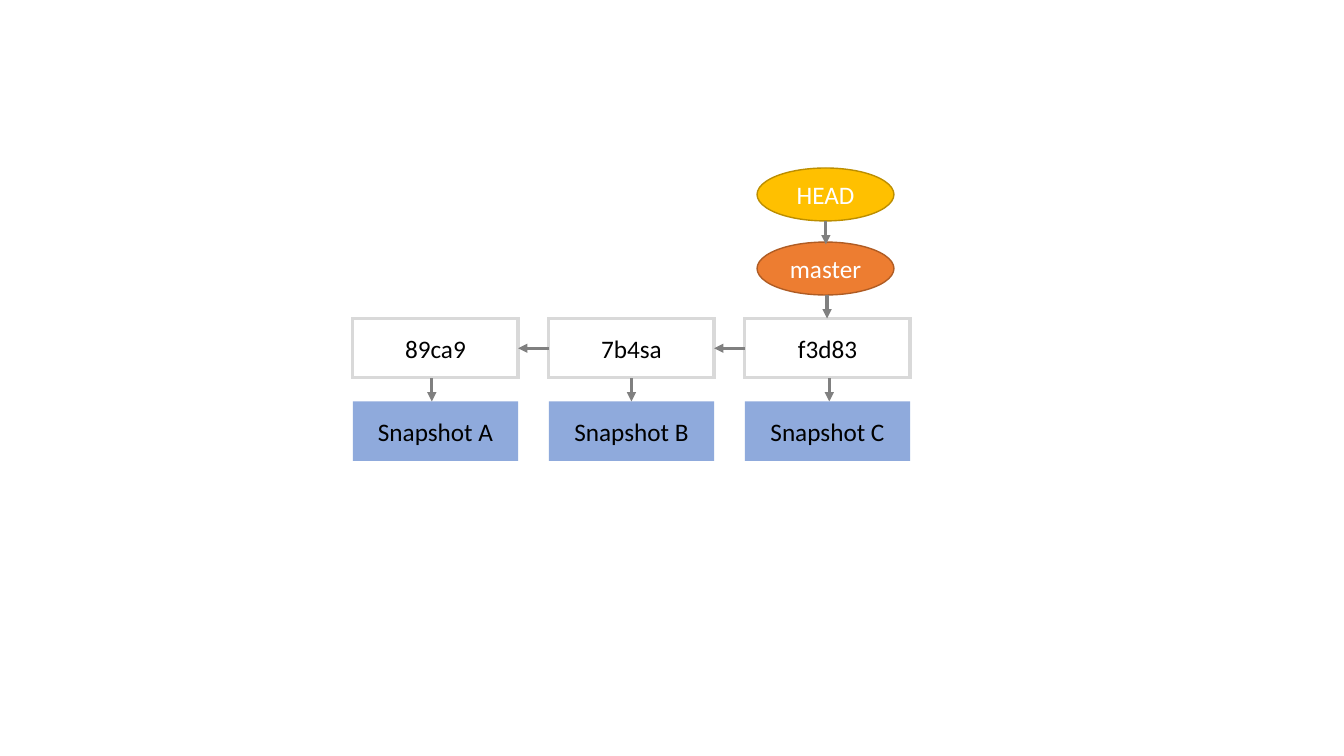
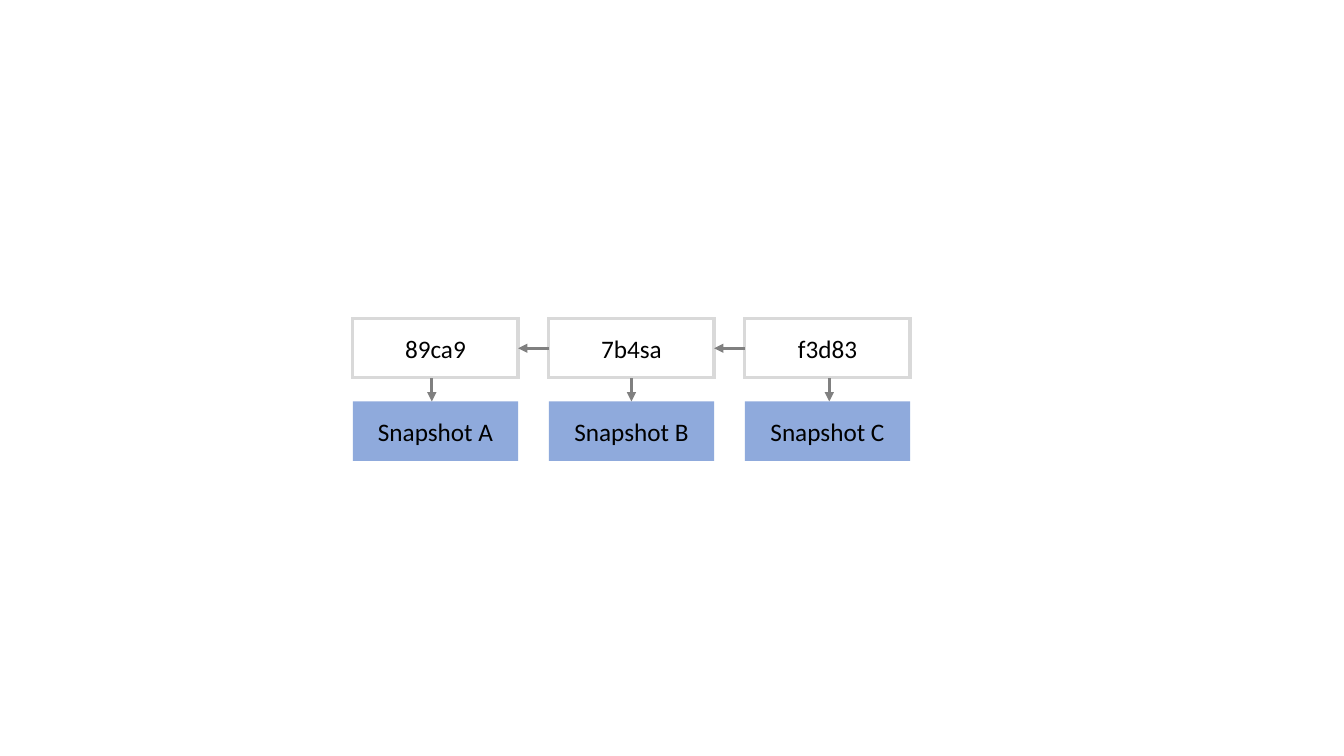
Before and after one commit to selinaZitrone/get-started-with-git, a slide deck: slide 16 of slides/img/images.pptx. Drawn at 1344x756 pixels with LibreOffice and Linux fonts; fonts in the diff are those of the drawing. Boxes give left, top, right and bottom in pixels: in the first picture for what was removed or moved away, otherwise in the second. Text is boxed around its words. In the diff, an @@ line names an element or a change of style, - is before the commit and + after.

```diff
--- a/slides/img/images.pptx
+++ b/slides/img/images.pptx
@@ group removed at (x1=757, y1=168, x2=894, y2=319): 2 ellipses, 2 arrows @@
-master
-HEAD
```
Also in this commit, not shown: 7 other slides changed, 4 slides added, 18 other files.
